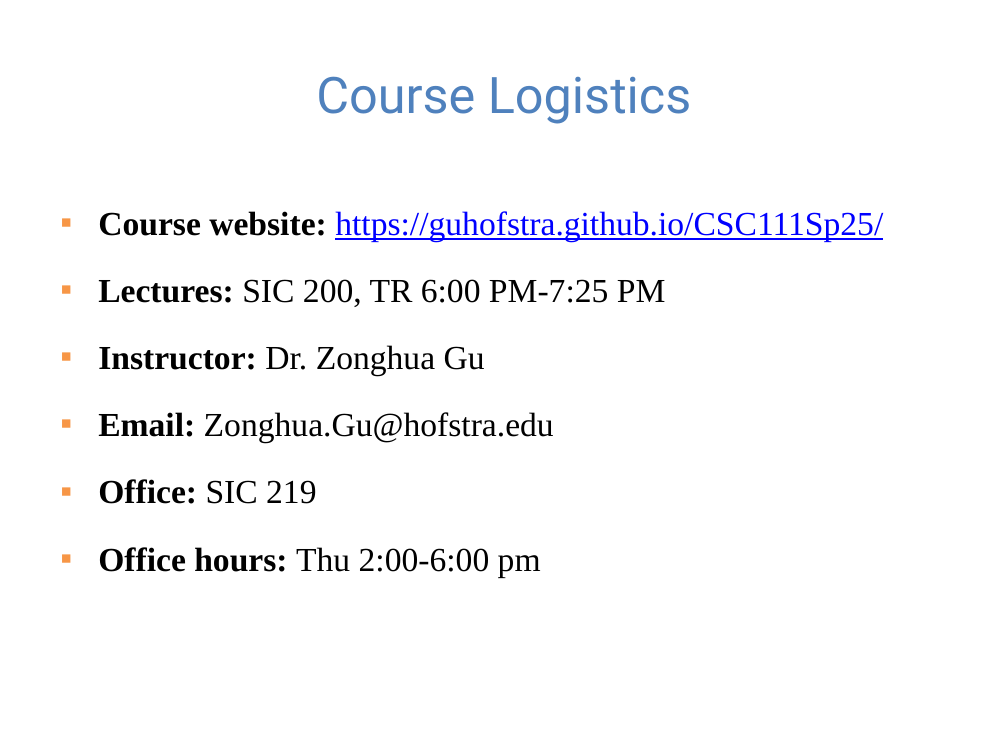
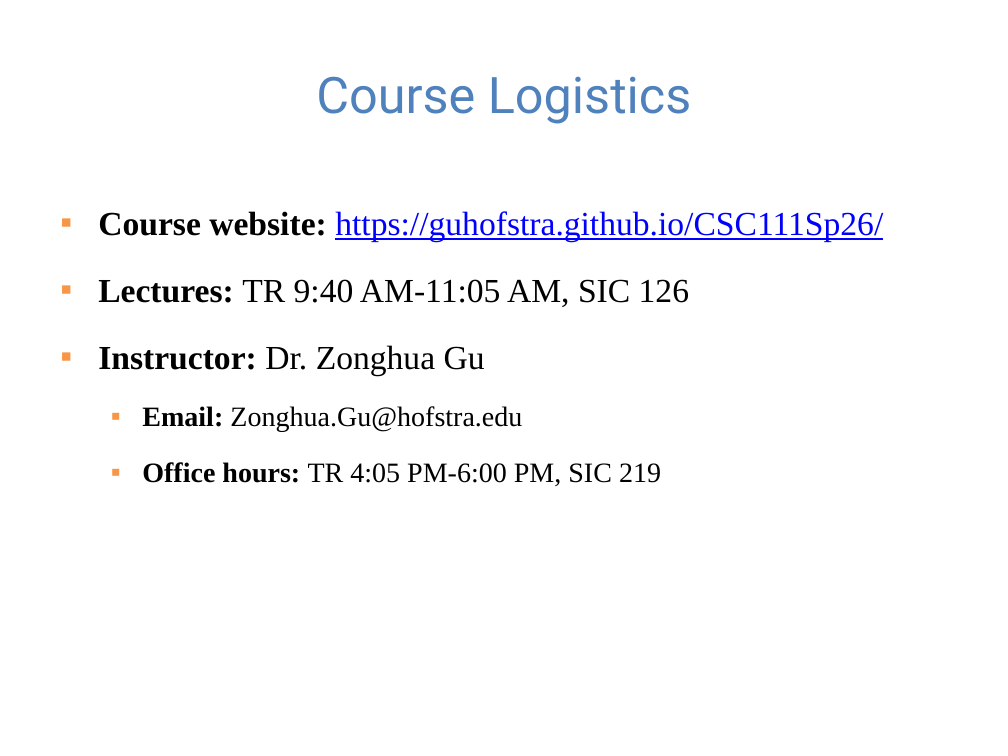
Before and after one commit to guhofstra/CSC111Sp26, a slide deck: slide 2 of PPTs/L0 course overview.pptx. Drawn at 1008x756 pixels with LibreOffice and Linux fonts; fonts in the diff are those of the drawing. Boxes give left, top, right and bottom in pixels: in the first picture for what was removed or moved away, otherwise in the second. Text is boxed around its words. In the diff, an @@ line names an element or a change of style, - is before the commit and + after.

```diff
--- a/PPTs/L0 course overview.pptx
+++ b/PPTs/L0 course overview.pptx
@@ text at (x1=98, y1=211, x2=883, y2=307): text changed @@
-▪ Course website: https://guhofstra.github.io/CSC111Sp25/
-▪ Lectures: SIC 200, TR 6:00 PM-7:25 PM
+▪ Course website: https://guhofstra.github.io/CSC111Sp26/
+▪ Lectures: TR 9:40 AM-11:05 AM, SIC 126
@@ text at (x1=142, y1=406, x2=522, y2=432): size 24 to 20 pt in "Email: Zonghua.Gu@hofstra.edu"; list level 1 to 2 in "Email: Zonghua.Gu@hofstra.edu" @@
@@ text at (x1=142, y1=462, x2=661, y2=486): text changed; size 24 to 20 pt @@
-▪ Office: SIC 219
-▪ Office hours: Thu 2:00-6:00 pm
+  ▪ Office hours: TR 4:05 PM-6:00 PM, SIC 219
```
Also in this commit, not shown: 1 other slide changed, 2 other files.
